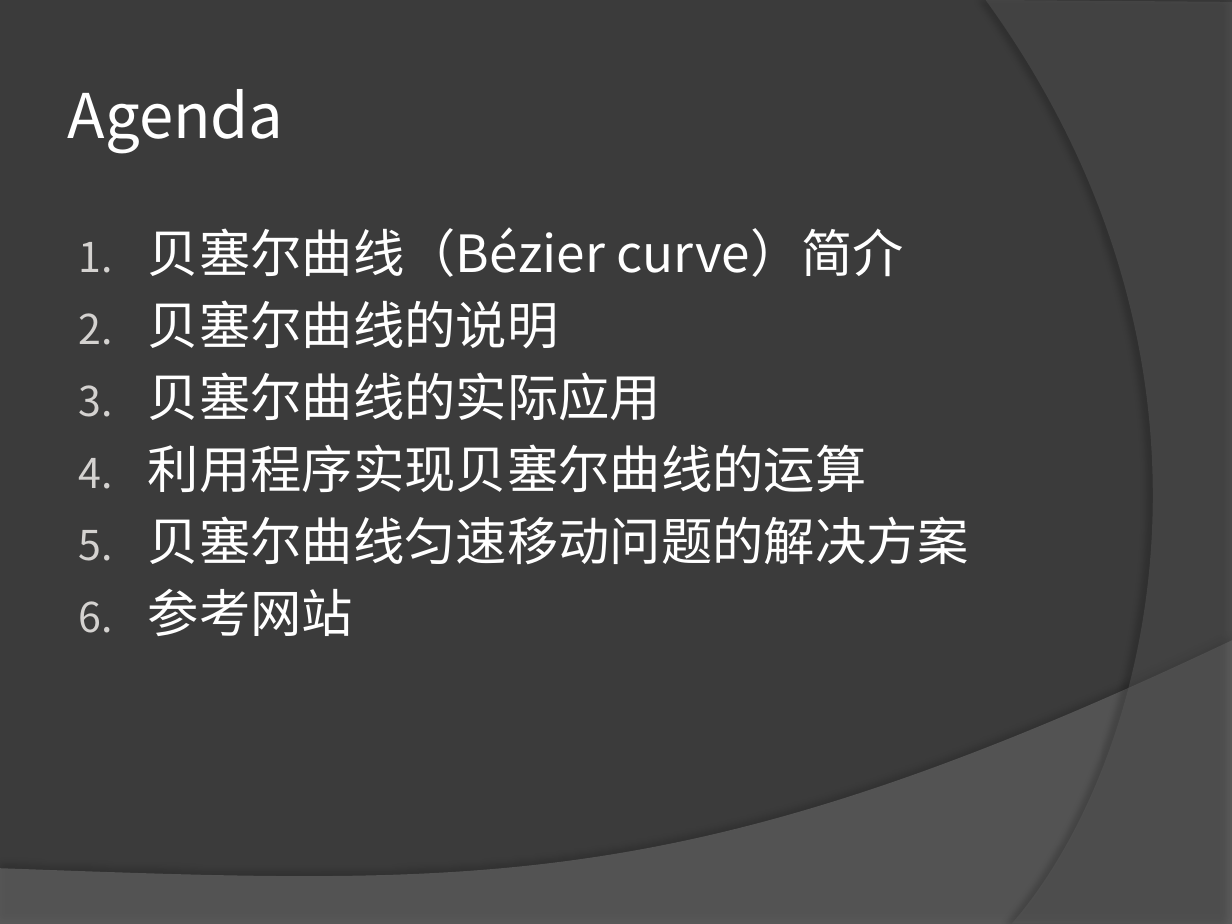
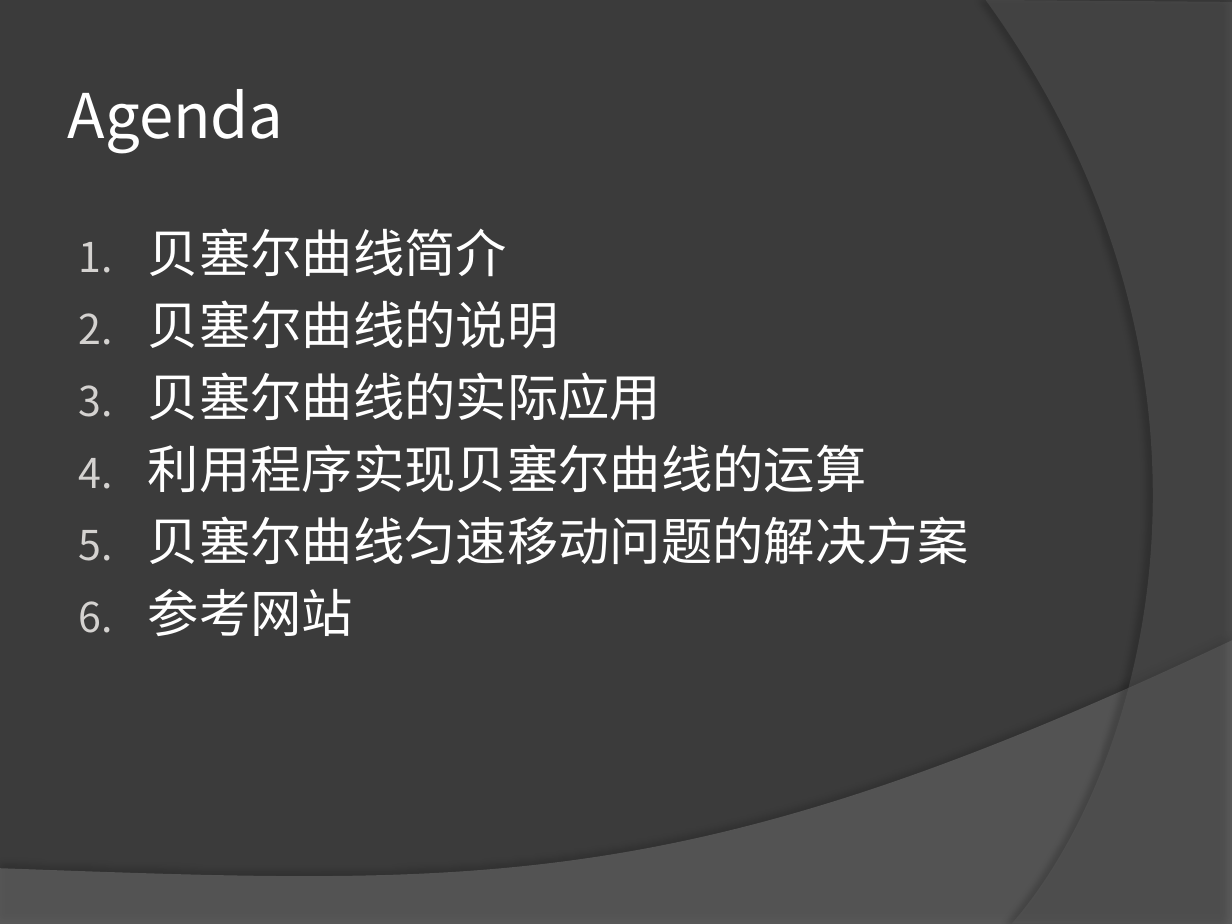
Before and after one commit to LEAVESZJ/BezierCurve, a slide deck: slide 2 of PPT/关于贝塞尔曲线等速移动问题的说明.pptx. Drawn at 1232x924 pixels with LibreOffice and Linux fonts; fonts in the diff are those of the drawing. Boxes give left, top, right and bottom in pixels: in the first picture for what was removed or moved away, otherwise in the second. Text is boxed around its words. In the diff, an @@ line names an element or a change of style, - is before the commit and + after.

```diff
--- a/PPT/关于贝塞尔曲线等速移动问题的说明.pptx
+++ b/PPT/关于贝塞尔曲线等速移动问题的说明.pptx
@@ text at (148,228,507,277): text changed @@
-1. 贝塞尔曲线（Bézier curve）简介
+1. 贝塞尔曲线简介
```
Also in this commit, not shown: 4 other slides changed, 1 slide added.
